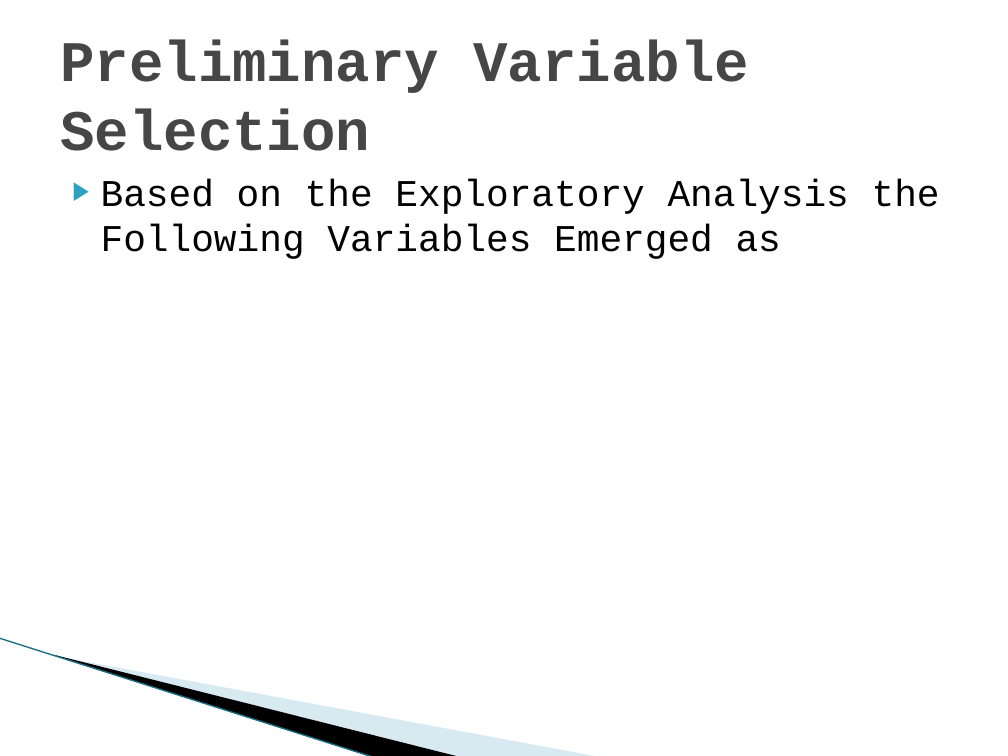
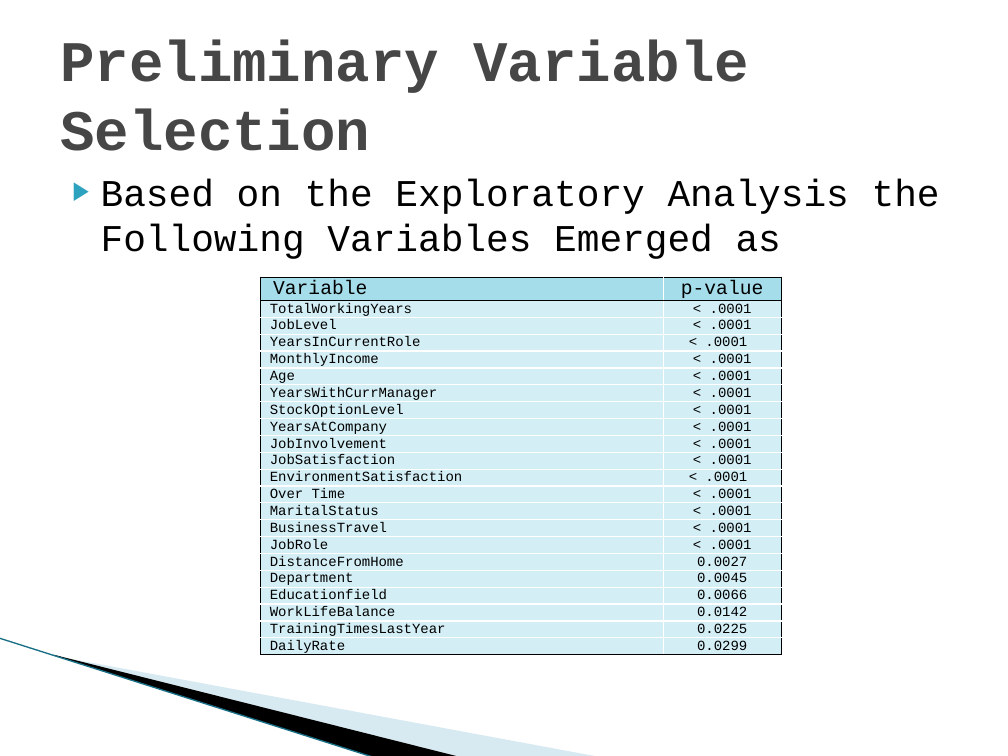
Before and after one commit to DataTex1/CaseStudy2, a slide deck: slide 9 of DDS Attrition Analysis.pptx (slide 6 before the commit). Drawn at 1008x756 pixels with LibreOffice and Linux fonts; fonts in the diff are those of the drawing; background and template pictures are left out. Boxes give left, top, right and bottom in pixels: in the first picture for what was removed or moved away, otherwise in the second. Text is boxed around its words. In the diff, an @@ line names an element or a change of style, - is before the commit and + after.

```diff
--- a/DDS Attrition Analysis.pptx
+++ b/DDS Attrition Analysis.pptx
@@ table added at [260, 277, 781, 676], 22 rows, 2 columns @@
+Variable | p-value
+TotalWorkingYears | < .0001
+JobLevel | < .0001
+YearsInCurrentRole | < .0001
+MonthlyIncome | < .0001
+Age | < .0001
+YearsWithCurrManager | < .0001
+StockOptionLevel | < .0001
+YearsAtCompany | < .0001
+JobInvolvement | < .0001
+JobSatisfaction | < .0001
+EnvironmentSatisfaction | < .0001
+Over Time | < .0001
+MaritalStatus | < .0001
+BusinessTravel | < .0001
+JobRole | < .0001
+DistanceFromHome | 0.0027
+Department | 0.0045
+Educationfield | 0.0066
+WorkLifeBalance | 0.0142
+TrainingTimesLastYear | 0.0225
+DailyRate | 0.0299
```
Also in this commit, not shown: 2 other slides changed, 4 slides added, 2 slides removed.
